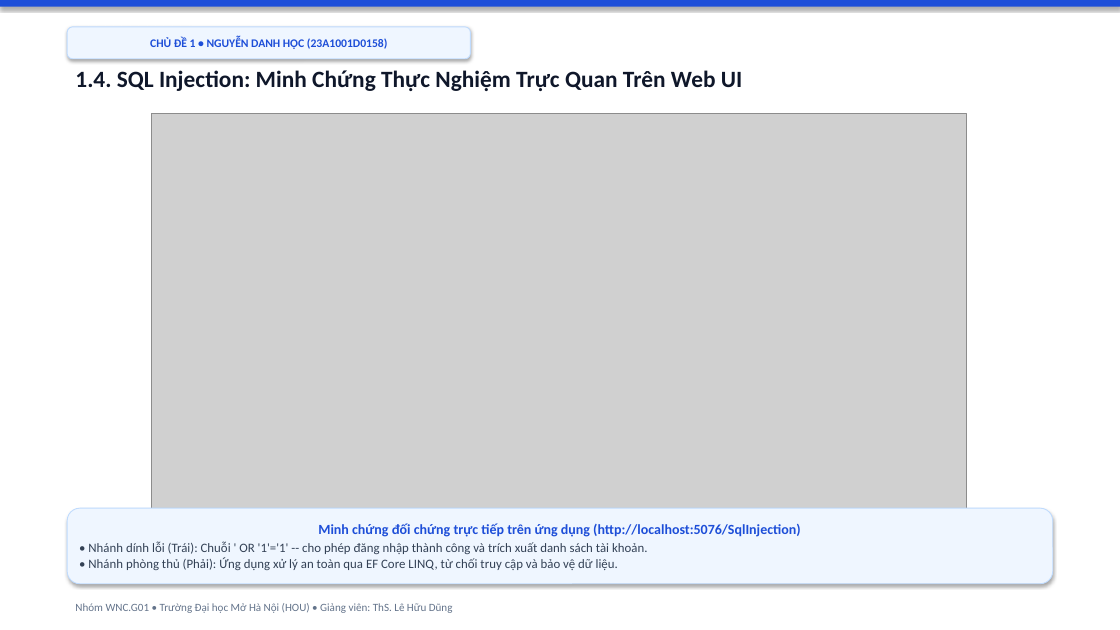
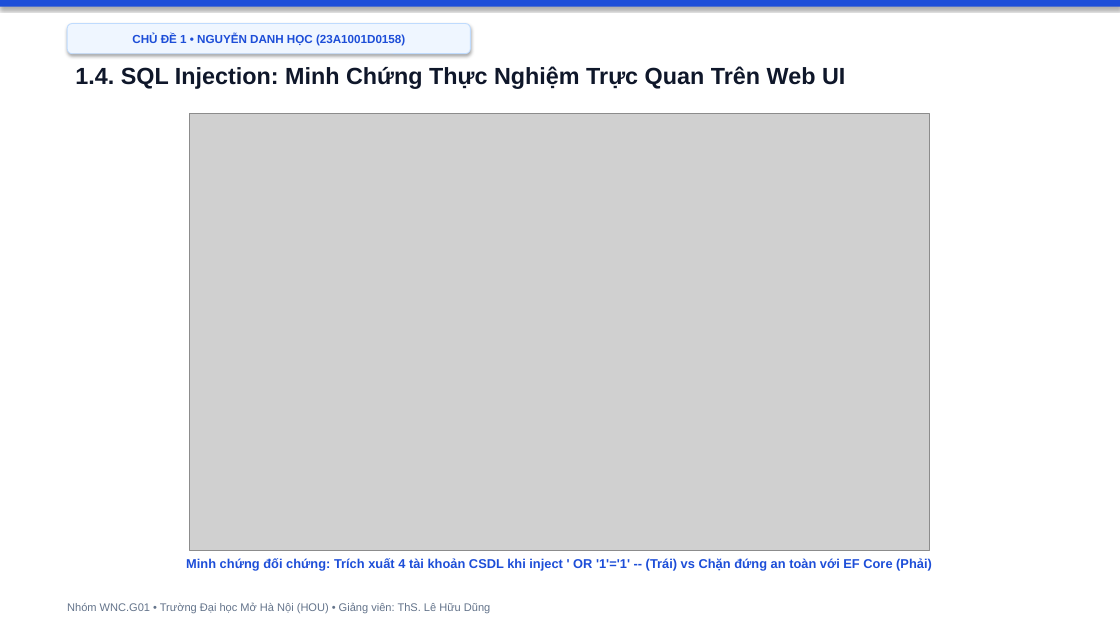
Before and after one commit to hocjsoo/OWASP_Demo, a slide deck: slide 5 of Slide_OWASP_Top3_Nhom_WNC_G01.pptx (slide 6 before the commit). Drawn at 1120x630 pixels with LibreOffice and Linux fonts; fonts in the diff are those of the drawing; grey boxes stand for pictures. Boxes give left, top, right and bottom in pixels: in the first picture for what was removed or moved away, otherwise in the second. Text is boxed around its words. In the diff, an @@ line names an element or a change of style, - is before the commit and + after.

Commit message:
feat: finalize academic 19-slide presentation deck with zero overlap and high-definition screenshots

```diff
--- a/Slide_OWASP_Top3_Nhom_WNC_G01.pptx
+++ b/Slide_OWASP_Top3_Nhom_WNC_G01.pptx
@@ font Calibri to Arial in 3 elements at (x1=75, y1=66, x2=845, y2=89), (x1=67, y1=603, x2=490, y2=614), (x1=67, y1=24, x2=471, y2=54) @@
@@ rounded rectangle "CHỦ ĐỀ 1 • NGUYỄN ..." moved from (x1=67, y1=27, x2=471, y2=59) to (x1=67, y1=24, x2=471, y2=54) @@
@@ picture resized from (x1=151, y1=113, x2=966, y2=549) to (x1=190, y1=113, x2=929, y2=550) @@
@@ text "Minh chứng đối chứng: Trích ..." moved from (x1=67, y1=508, x2=1053, y2=584) to (x1=186, y1=558, x2=932, y2=571) @@
@@ text "Minh chứng đối chứng: Trích ..." at (x1=186, y1=558, x2=932, y2=571): vertical alignment middle to top; fill #EFF6FF to none; outline #BFDBFE 0.75 pt to none; shadow off @@
@@ text at (x1=186, y1=558, x2=932, y2=571): text changed; font Calibri to Arial; text colour #334155 to #1D4ED8; bold on @@
-Minh chứng đối chứng trực tiếp trên ứng dụng (http://localhost:5076/SqlInjection)
-• Nhánh dính lỗi (Trái): Chuỗi ' OR '1'='1' -- cho phép đăng nhập thành công và trích xuất danh sách tài khoản.
-• Nhánh phòng thủ (Phải): Ứng dụng xử lý an toàn qua EF Core LINQ, từ chối truy cập và bảo vệ dữ liệu.
+Minh chứng đối chứng: Trích xuất 4 tài khoản CSDL khi inject ' OR '1'='1' -- (Trái) vs Chặn đứng an toàn với EF Core (Phải)
```
Also in this commit, not shown: 17 other slides changed, 1 slide added, 4 slides removed, 34 other files.
